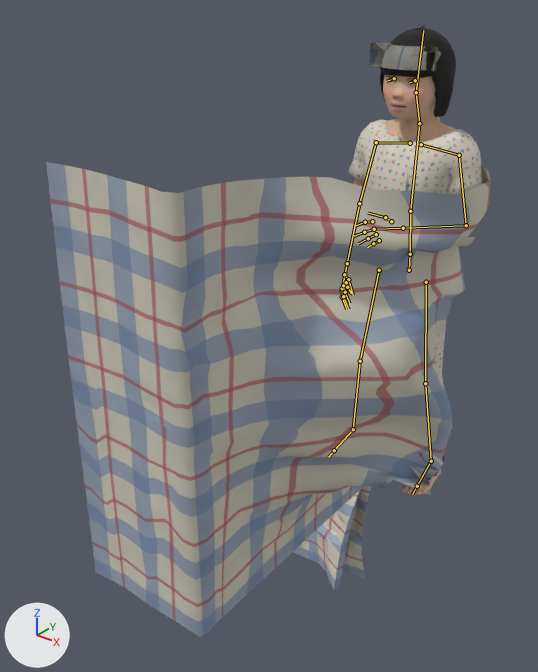
What one commit did to the Blender file LOC_Nguon/Nhim/b6.blend.
Before and after are seen from a 50 mm lens placed at (0.88, -1.69, 1.32), pointed at (-0.49, 0.02, 0.25). The lights are fixed; the arrows at lower left show +X, +Y and +Z. The older version comes first. The bones that bend it are drawn over the model as lines.

Names of what the first picture shows: 'Ao', 'Body', 'Chan', 'ChanVo', 'DayDeo', 'Eye_L', 'Eye_R', 'Khan_Uot', 'Quan', 'Toc'.
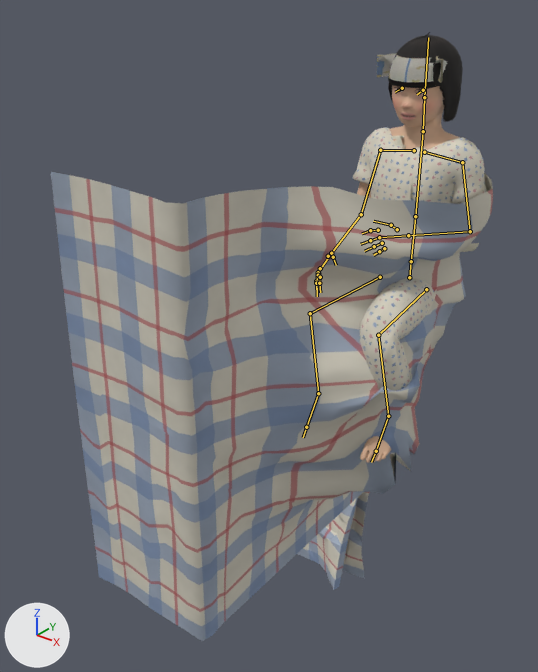
The newer file adds an action. The first version stands in its rest pose; the second is drawn at frame 60 of the action 'Ngoi_NoiChuyen'.

Location of each change, (x1, y1, x2, y2) in pixels of the pictures (538 x 672 px):
'Chan', posed: before (46, 162, 490, 637); after (51, 172, 493, 641)
'Ao', posed: before (348, 119, 483, 195); after (352, 127, 487, 204)
'Quan', posed: before (434, 319, 452, 429); after (360, 278, 437, 391)
'Body', posed: before (354, 75, 457, 495); after (319, 85, 460, 463)
'Toc', posed: before (380, 26, 456, 117); after (388, 32, 463, 122)
'Khan_Uot', posed (not visible afterwards): before (369, 43, 441, 71)
'DayDeo', posed (mostly hidden): before (391, 117, 475, 246); after (391, 135, 479, 252)
'Eye_R', posed: before (387, 77, 394, 82); after (395, 88, 402, 92)
bone 'Hips', root to tip: before (409, 270) to (410, 254); after (409, 277) to (411, 261)
bone 'Spine', root to tip: before (410, 254) to (410, 211); after (411, 261) to (415, 216)
bone 'Chest', root to tip: before (410, 211) to (419, 123); after (415, 216) to (423, 131)
bone 'Neck', root to tip: before (419, 123) to (416, 92); after (423, 131) to (424, 97)
bone 'Head', root to tip: before (416, 92) to (423, 30); after (424, 97) to (428, 37)
bone 'UpperArm_R', root to tip: before (376, 142) to (359, 203); after (380, 150) to (361, 214)
bone 'LowerArm_R', root to tip: before (359, 203) to (347, 263); after (361, 214) to (331, 253)
bone 'Hand_R', root to tip: before (347, 263) to (342, 288); after (331, 253) to (318, 272)
bone 'UpperLeg_L', root to tip: before (426, 282) to (425, 383); after (426, 289) to (378, 335)
bone 'LowerLeg_L', root to tip: before (425, 383) to (431, 461); after (378, 335) to (388, 416)
bone 'Foot_L', root to tip: before (431, 461) to (417, 486); after (388, 416) to (376, 451)
bone 'UpperLeg_R', root to tip: before (379, 270) to (360, 361); after (380, 277) to (310, 313)
bone 'LowerLeg_R', root to tip: before (360, 361) to (353, 429); after (310, 313) to (318, 393)
bone 'Foot_R', root to tip: before (353, 429) to (334, 450); after (318, 393) to (306, 427)

Patch to the scene script:
```diff
--- a/LOC_Nguon/Nhim/b6.blend.py
+++ b/LOC_Nguon/Nhim/b6.blend.py
@@ bone_hips @@
 bone_hips = bpy.data.objects['NhimRig'].pose.bones['Hips']
-bone_hips.location = (0.0, 0.0, 0.0)
+bone_hips.location = (0.0, -0.024, -0.008)
@@ bone_spine @@
 bone_spine = bpy.data.objects['NhimRig'].pose.bones['Spine']  # child of 'Hips'
-bone_spine.rotation_quaternion = (1.0, 0.0, 0.0, 0.0)  # degrees (0, 0, 0)
+bone_spine.rotation_quaternion = (0.996, -0.087, 0.0, 0.0)  # degrees (-10, 0, 0)
@@ bone_chest @@
 bone_chest = bpy.data.objects['NhimRig'].pose.bones['Chest']  # child of 'Spine'
-bone_chest.rotation_quaternion = (1.0, 0.0, 0.0, 0.0)  # degrees (0, 0, 0)
+bone_chest.rotation_quaternion = (0.995, 0.103, 0.0, 0.0)  # degrees (12, 0, 0)
@@ bone_neck @@
 bone_neck = bpy.data.objects['NhimRig'].pose.bones['Neck']  # child of 'Chest'
-bone_neck.rotation_quaternion = (1.0, 0.0, 0.0, 0.0)  # degrees (0, 0, 0)
+bone_neck.rotation_quaternion = (0.988, -0.157, 0.0, 0.0)  # degrees (-18, 0, 0)
@@ bone_head @@
 bone_head = bpy.data.objects['NhimRig'].pose.bones['Head']  # child of 'Neck'
-bone_head.rotation_quaternion = (1.0, 0.0, 0.0, 0.0)  # degrees (0, 0, 0)
+bone_head.rotation_quaternion = (0.978, 0.207, 0.0, 0.0)  # degrees (24, 0, 0)
@@ bone_upperarm_r @@
 bone_upperarm_r = bpy.data.objects['NhimRig'].pose.bones['UpperArm_R']  # child of 'Shoulder_R'
-bone_upperarm_r.rotation_quaternion = (1.0, 0.0, 0.0, 0.0)  # degrees (0, 0, 0)
+bone_upperarm_r.rotation_quaternion = (0.983, 0.17, 0.003, 0.07)  # degrees (20, -1, 8)
@@ bone_lowerarm_r @@
 bone_lowerarm_r = bpy.data.objects['NhimRig'].pose.bones['LowerArm_R']  # child of 'UpperArm_R'
-bone_lowerarm_r.rotation_quaternion = (1.0, 0.0, 0.0, 0.0)  # degrees (0, 0, 0)
+bone_lowerarm_r.rotation_quaternion = (0.924, 0.363, -0.013, -0.118)  # degrees (42, 3, -13)
@@ bone_hand_r @@
 bone_hand_r = bpy.data.objects['NhimRig'].pose.bones['Hand_R']  # child of 'LowerArm_R'
-bone_hand_r.rotation_quaternion = (1.0, 0.0, 0.0, 0.0)  # degrees (0, 0, 0)
+bone_hand_r.rotation_quaternion = (0.998, 0.001, 0.002, -0.056)  # degrees (0, 0, -6)
@@ bone_upperleg_l @@
 bone_upperleg_l = bpy.data.objects['NhimRig'].pose.bones['UpperLeg_L']  # child of 'Hips'
-bone_upperleg_l.rotation_quaternion = (1.0, 0.0, 0.0, 0.0)  # degrees (0, 0, 0)
+bone_upperleg_l.rotation_quaternion = (0.746, 0.664, 0.0, 0.061)  # degrees (83, -5, 5)
@@ bone_lowerleg_l @@
 bone_lowerleg_l = bpy.data.objects['NhimRig'].pose.bones['LowerLeg_L']  # child of 'UpperLeg_L'
-bone_lowerleg_l.rotation_quaternion = (1.0, 0.0, 0.0, 0.0)  # degrees (0, 0, 0)
+bone_lowerleg_l.rotation_quaternion = (0.687, -0.721, -0.022, -0.093)  # degrees (-92, -9, -6)
@@ bone_foot_l @@
 bone_foot_l = bpy.data.objects['NhimRig'].pose.bones['Foot_L']  # child of 'LowerLeg_L'
-bone_foot_l.rotation_quaternion = (1.0, 0.0, 0.0, 0.0)  # degrees (0, 0, 0)
+bone_foot_l.rotation_quaternion = (0.969, -0.243, 0.038, -0.013)  # degrees (-28, 4, -3)
@@ bone_upperleg_r @@
 bone_upperleg_r = bpy.data.objects['NhimRig'].pose.bones['UpperLeg_R']  # child of 'Hips'
-bone_upperleg_r.rotation_quaternion = (1.0, 0.0, 0.0, 0.0)  # degrees (0, 0, 0)
+bone_upperleg_r.rotation_quaternion = (0.746, 0.664, 0.0, -0.061)  # degrees (83, 5, -5)
@@ bone_lowerleg_r @@
 bone_lowerleg_r = bpy.data.objects['NhimRig'].pose.bones['LowerLeg_R']  # child of 'UpperLeg_R'
-bone_lowerleg_r.rotation_quaternion = (1.0, 0.0, 0.0, 0.0)  # degrees (0, 0, 0)
+bone_lowerleg_r.rotation_quaternion = (0.707, -0.701, 0.024, 0.093)  # degrees (-89, 9, 6)
@@ bone_foot_r @@
 bone_foot_r = bpy.data.objects['NhimRig'].pose.bones['Foot_R']  # child of 'LowerLeg_R'
-bone_foot_r.rotation_quaternion = (1.0, 0.0, 0.0, 0.0)  # degrees (0, 0, 0)
+bone_foot_r.rotation_quaternion = (0.962, -0.27, -0.038, 0.009)  # degrees (-31, -4, 2)
```
